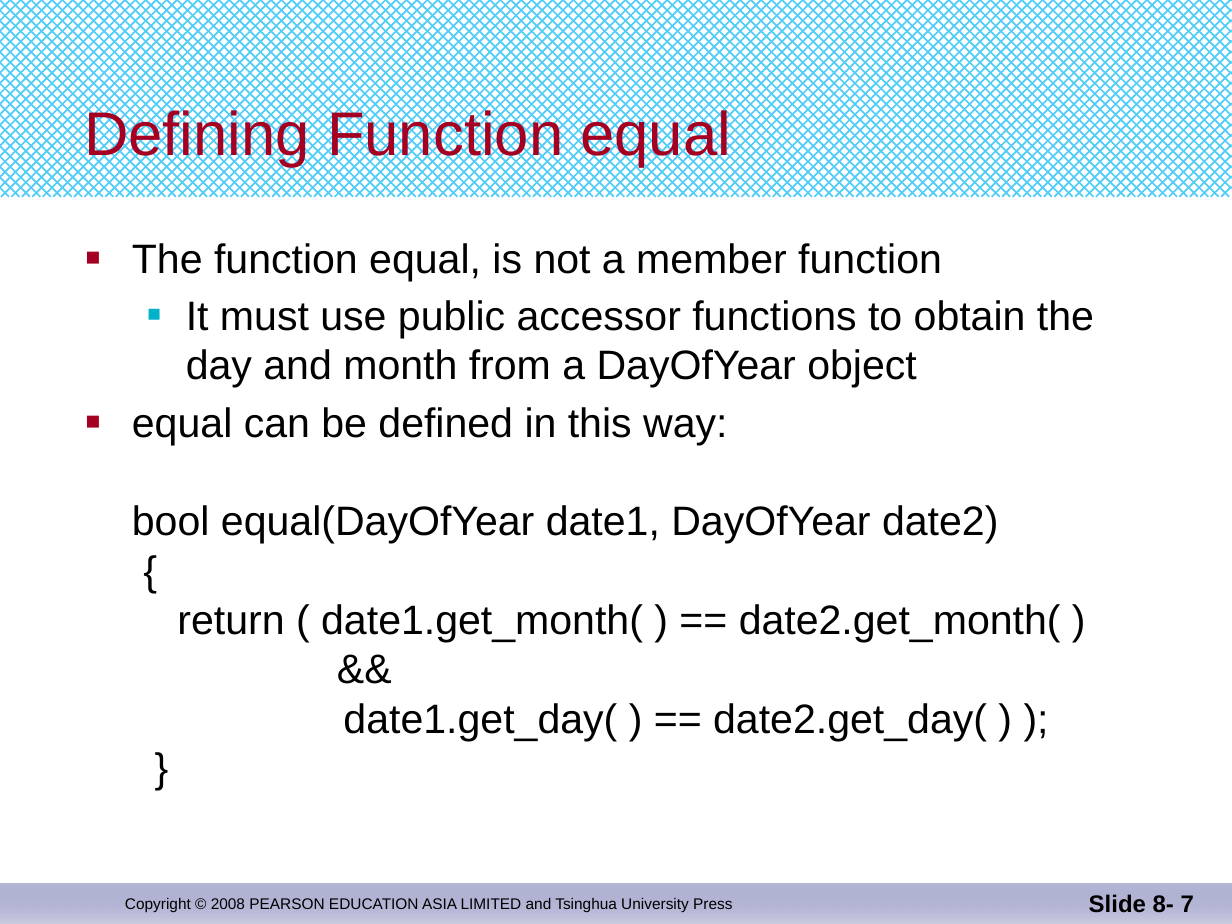
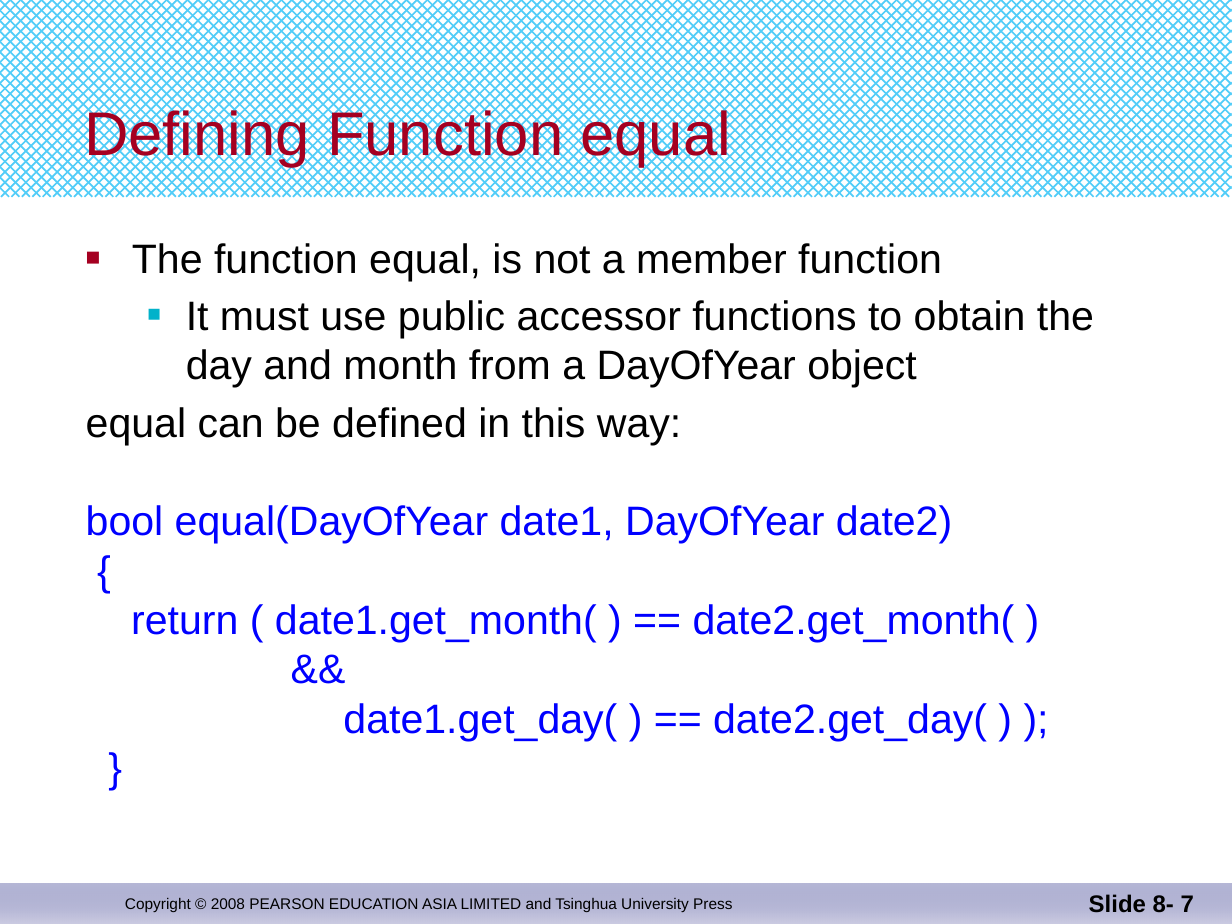
Before and after one commit to djuanbei/CPLUSPLUS, a slide deck: slide 7 of ppt/Chapter 11.pptx. Drawn at 1232x924 pixels with LibreOffice and Linux fonts; fonts in the diff are those of the drawing. Boxes give left, top, right and bottom in pixels: in the first picture for what was removed or moved away, otherwise in the second. Text is boxed around its words. In the diff, an @@ line names an element or a change of style, - is before the commit and + after.

```diff
--- a/ppt/Chapter 11.pptx
+++ b/ppt/Chapter 11.pptx
@@ text at bbox=[86, 407, 1015, 741]: text colour #000000 to #0000FF in "bool equal(DayOfYear date1, DayOfYear date2) { return ..."; bullet ■ to none @@
```
Also in this commit, not shown: 7 other slides changed, 1 other file.
